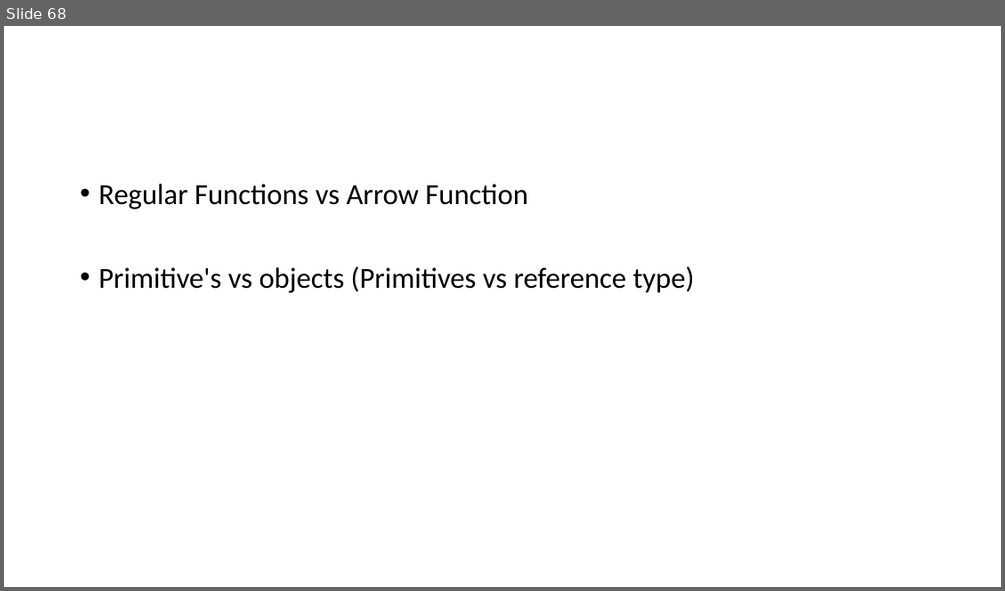
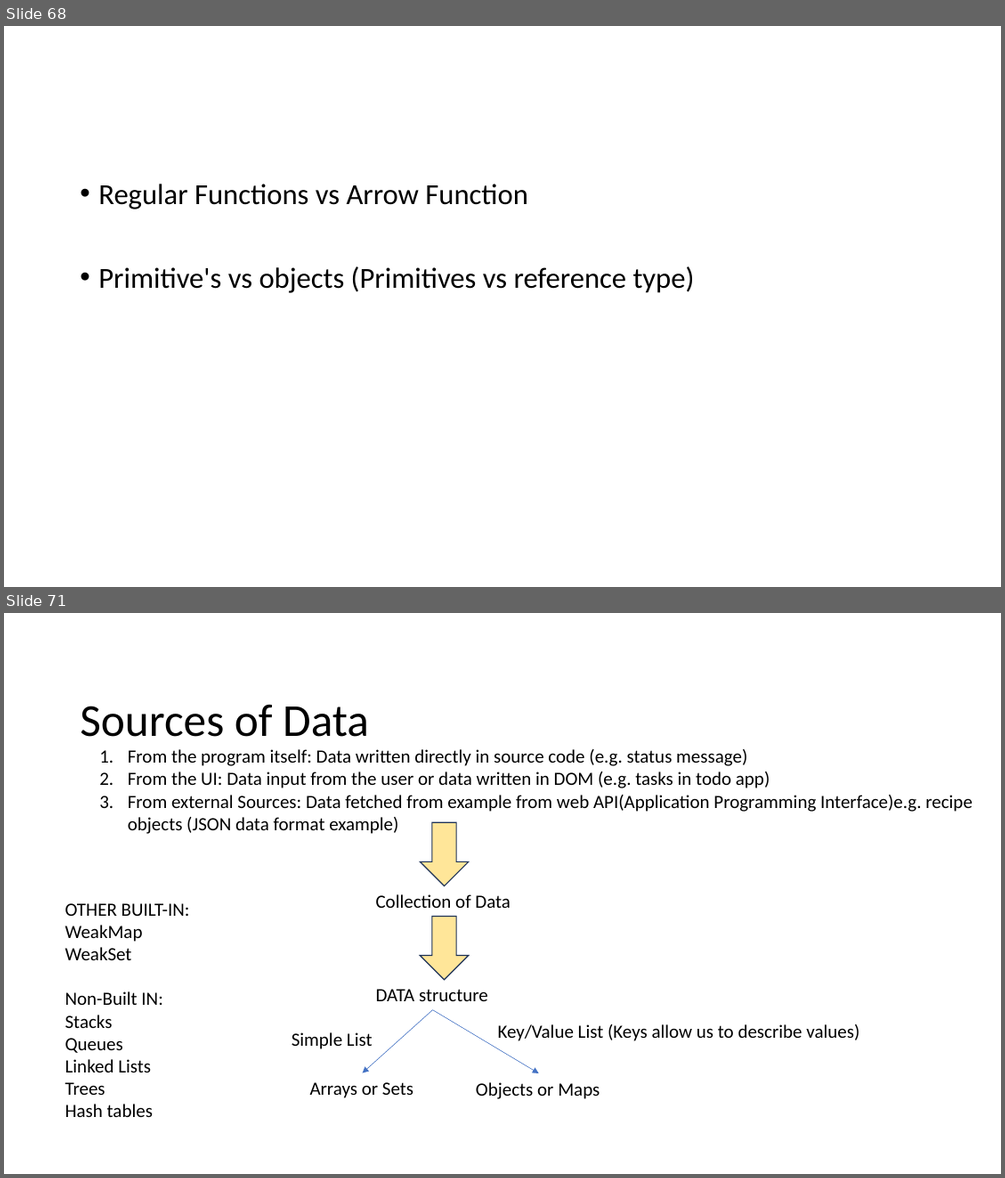
Before and after one commit to PiyushChaturvedii/Batch05, a slide deck: JavaScript.pptx. Shown one above the other, each under a label of ours: slide 68 before the commit, slides 68 and 71 after it; the slides between them are not shown. The pictures are 1005x591 and 1005x1178 pixels, drawn with LibreOffice and Linux fonts; fonts in the diff are those of the drawing. Boxes give left, top, right and bottom in pixels: in the first picture for what was removed or moved away, otherwise in the second. Text is boxed around its words. In the diff, an @@ line names an element or a change of style, - is before the commit and + after.

```diff
--- a/JavaScript.pptx
+++ b/JavaScript.pptx
@@ slide 71 added at (4,613,1001,1174), background #FFFFFF @@
@@ title added at (80,705,369,737), 44 pt, text #000000 @@
+Sources of Data
@@ text added at (128,749,972,834), 18 pt, text #000000 @@
+1. From the program itself: Data written directly in source code (e.g. status message)
+2. From the UI: Data input from the user or data written in DOM (e.g. tasks in todo app)
+3. From external Sources: Data fetched from example from web API(Application Programming Interface)e.g. recipe objects (JSON data format example)
@@ down arrow added at (420,822,469,886), fill #FFE699, outline #1E3256 1 pt @@
@@ text added at (65,903,190,1117), 18 pt, text #000000 @@
+OTHER BUILT-IN:
+WeakMap
+WeakSet
+Non-Built IN:
+Stacks
+Queues
+Linked Lists
+Trees
+Hash tables
@@ text added at (376,894,510,908), 18 pt, text #000000 @@
+Collection of Data
@@ down arrow added at (420,916,469,980), fill #FFE699, outline #1E3256 1 pt @@
@@ arrow added from (432, 1010) to (362, 1073), #4472C4 0.5 pt @@
@@ text added at (376,989,488,1001), 18 pt, text #000000 @@
+DATA structure
@@ arrow added from (432, 1010) to (539, 1073), #4472C4 0.5 pt @@
@@ text added at (291,1032,372,1049), 18 pt, text #000000 @@
+Simple List
@@ text added at (498,1024,859,1041), 18 pt, text #000000 @@
+Key/Value List (Keys allow us to describe values)
@@ text added at (310,1082,413,1098), 18 pt, text #000000 @@
+Arrays or Sets
@@ text added at (476,1082,599,1099), 18 pt, text #000000 @@
+Objects or Maps
```
Also in this commit, not shown: 1 slide changed, 2 other slides added, 14 other files.
